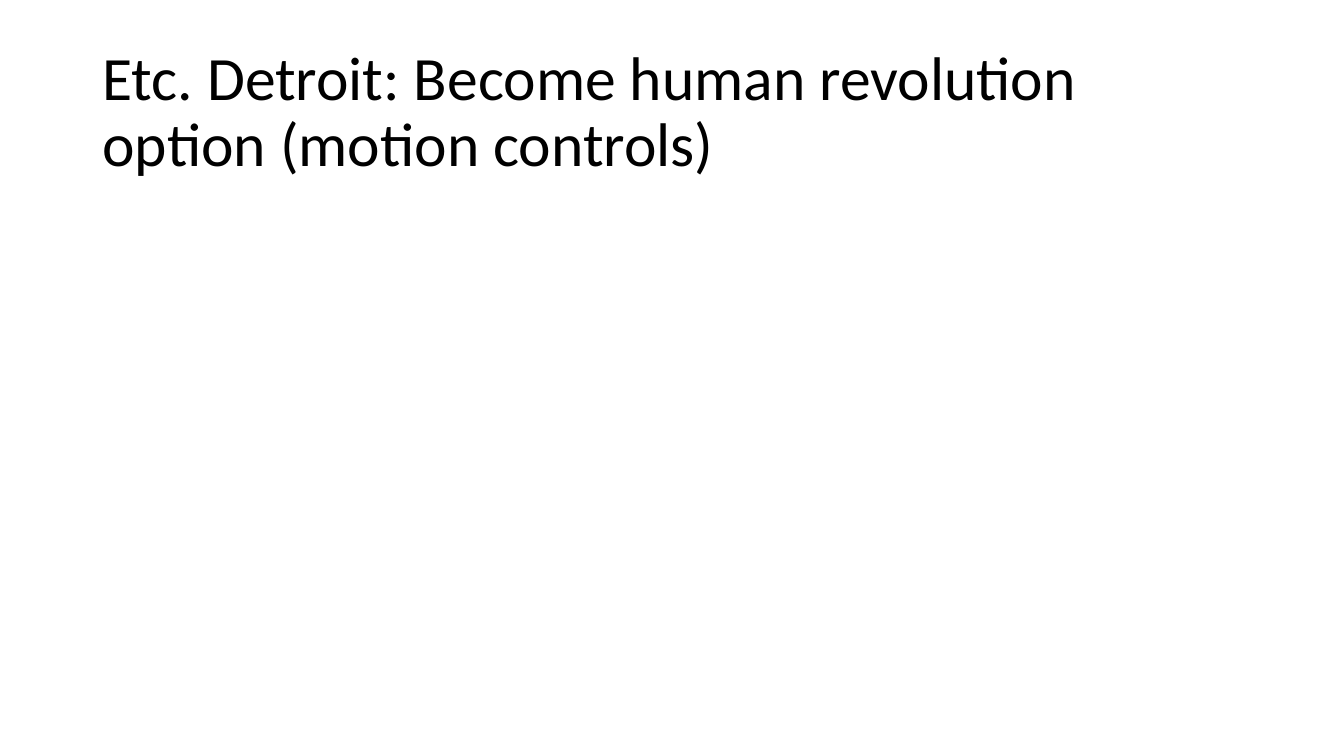
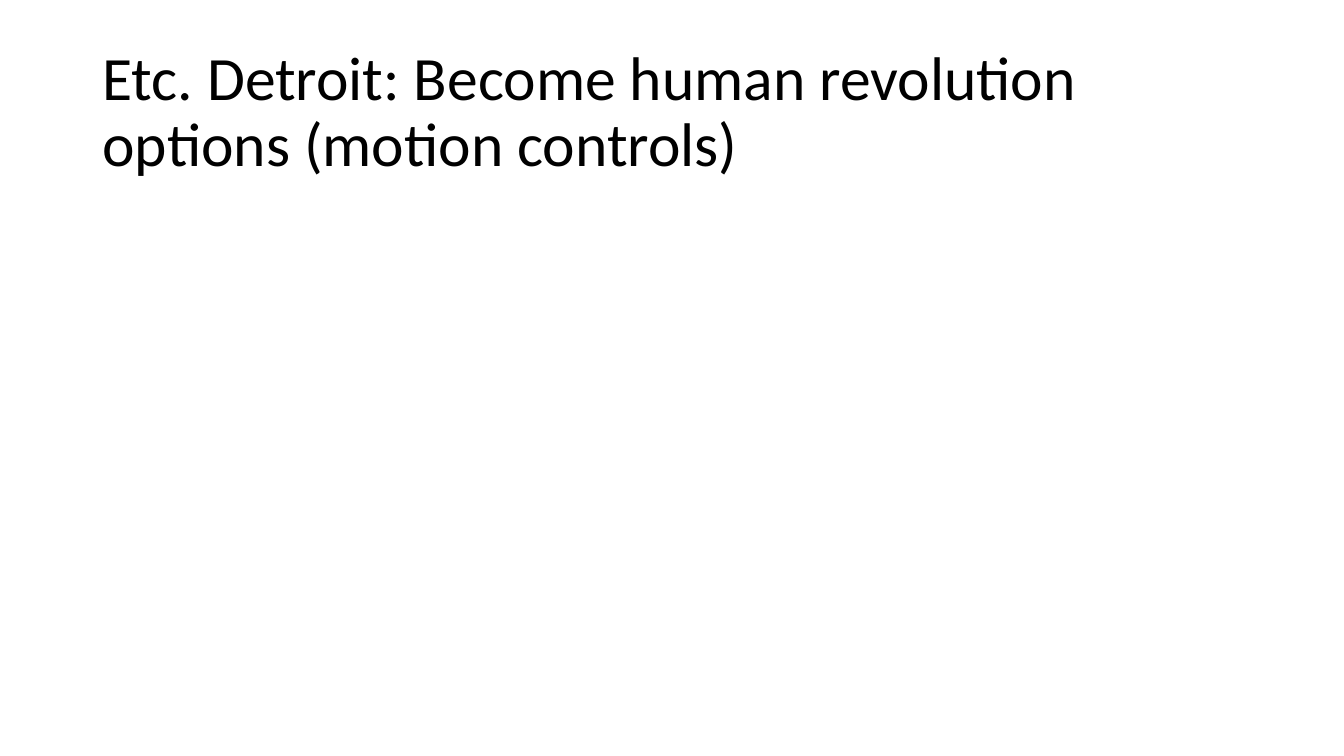
Before and after one commit to Kushcabbage/GameDevPresenations, a slide deck: slide 8 of GameDev1.pptx (slide 9 before the commit). Drawn at 1344x756 pixels with LibreOffice and Linux fonts; fonts in the diff are those of the drawing. Boxes give left, top, right and bottom in pixels: in the first picture for what was removed or moved away, otherwise in the second. Text is boxed around its words. In the diff, an @@ line names an element or a change of style, - is before the commit and + after.

```diff
--- a/GameDev1.pptx
+++ b/GameDev1.pptx
@@ title at [102,57,1075,176]: text changed @@
-Etc. Detroit: Become human revolution option (motion controls)
+Etc. Detroit: Become human revolution options (motion controls)
```
Also in this commit, not shown: 4 other slides changed, 1 slide added, 2 slides removed, 3 other files.
